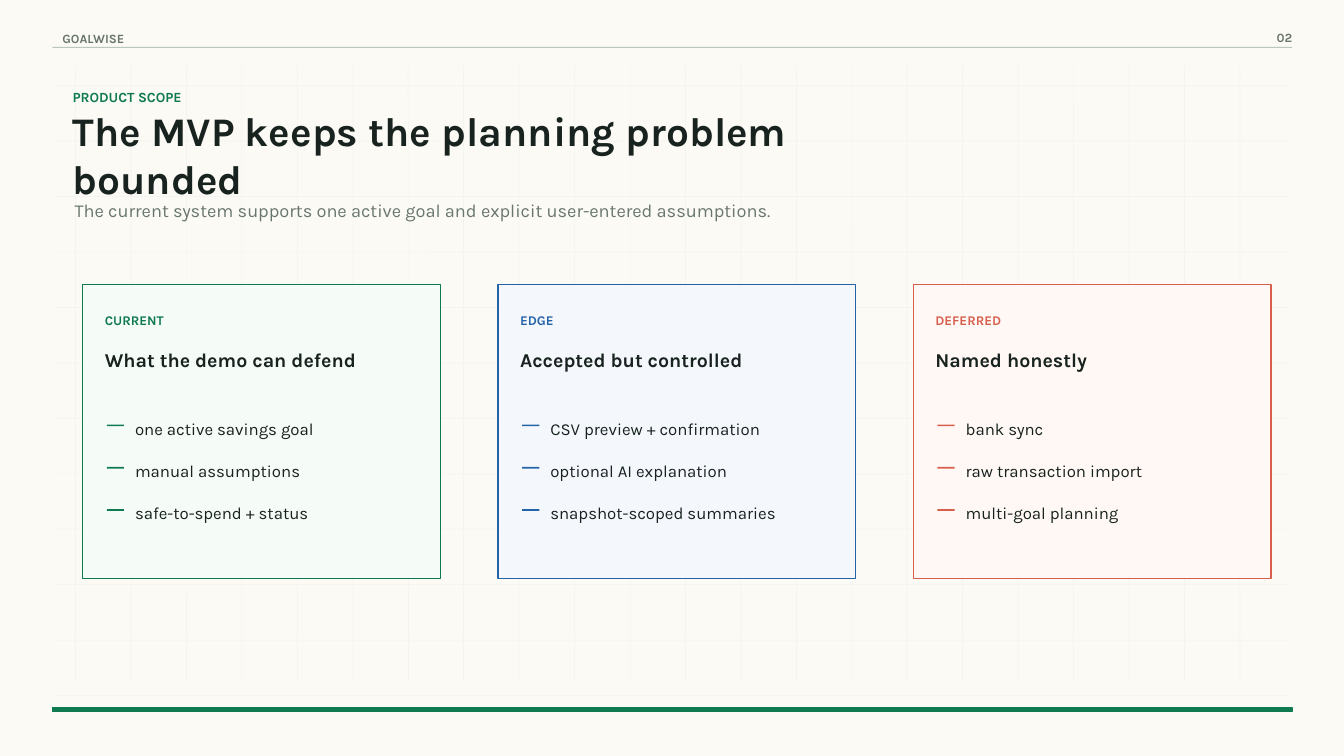
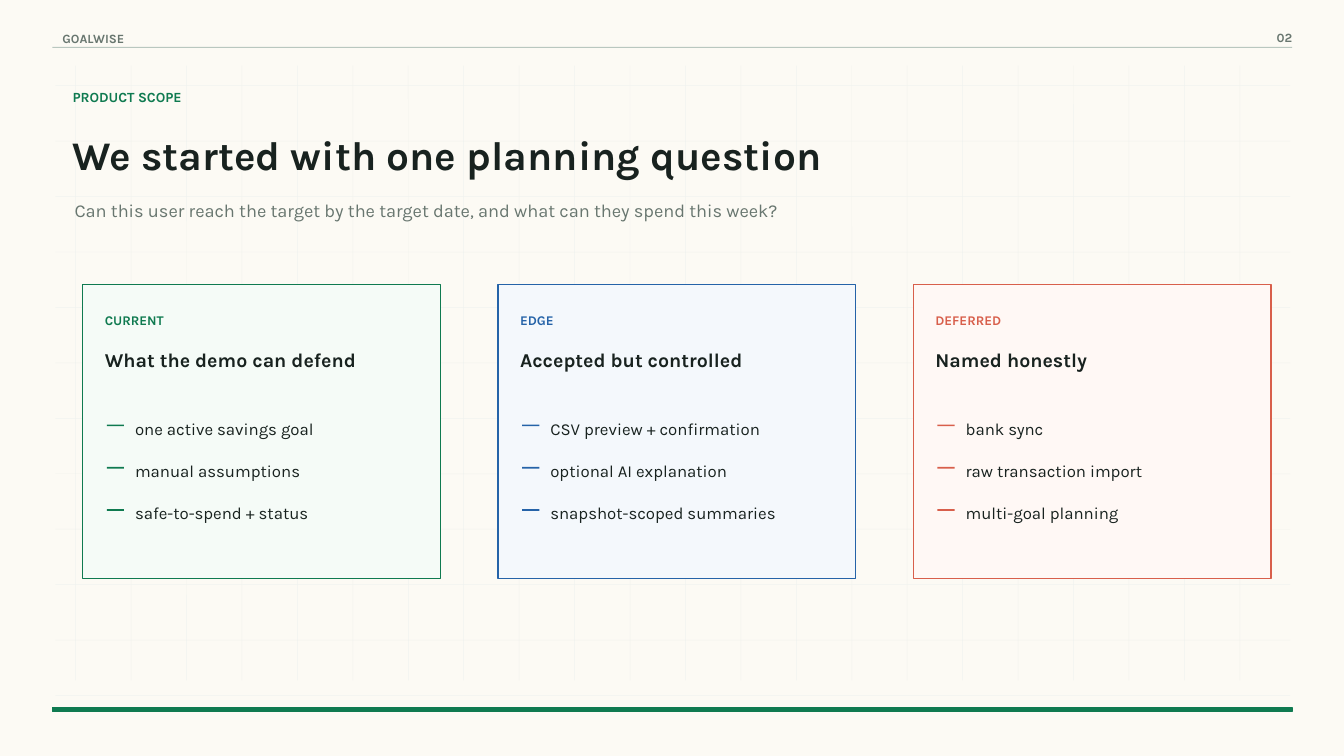
Before and after one commit to NatiSeifu/goal-wise, a slide deck: slide 2 of docs/final-demo-deck/dist/goalwise-final-demo-high-end-v2.pptx. Drawn at 1344x756 pixels with LibreOffice and Linux fonts; fonts in the diff are those of the drawing. Boxes give left, top, right and bottom in pixels: in the first picture for what was removed or moved away, otherwise in the second. Text is boxed around its words. In the diff, an @@ line names an element or a change of style, - is before the commit and + after.

```diff
--- a/docs/final-demo-deck/dist/goalwise-final-demo-high-end-v2.pptx
+++ b/docs/final-demo-deck/dist/goalwise-final-demo-high-end-v2.pptx
@@ text at [73,141,822,181]: text changed @@
-The MVP keeps the planning problem bounded
+We started with one planning question
@@ text at [75,204,777,222]: text changed @@
-The current system supports one active goal and explicit user-entered assumptions.
+Can this user reach the target by the target date, and what can they spend this week?
```
Also in this commit, not shown: 8 other slides changed, 4 other files.
